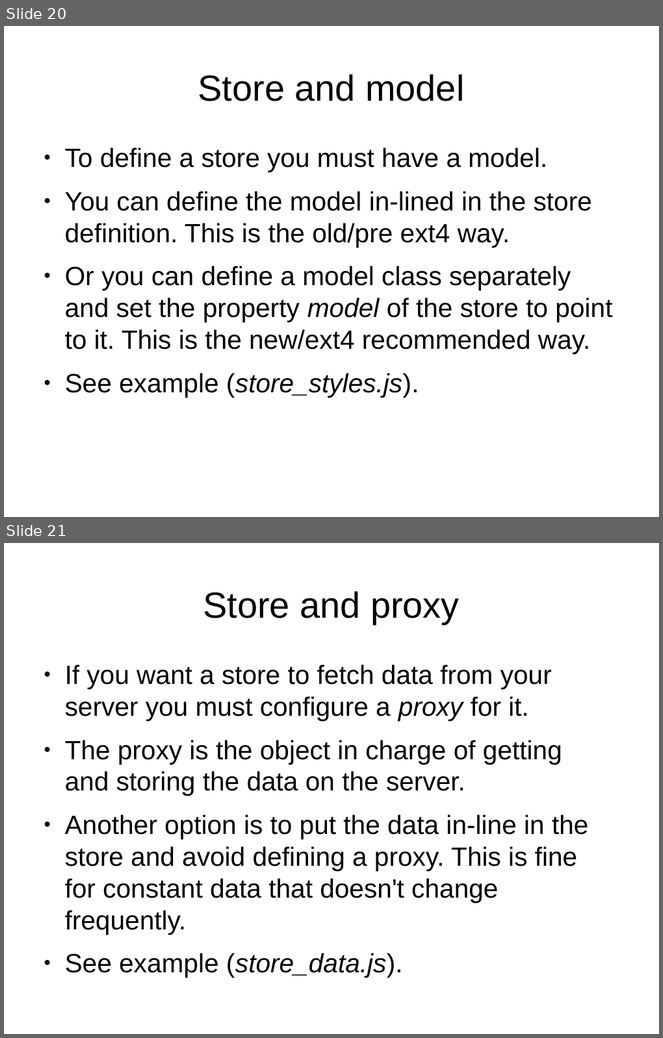
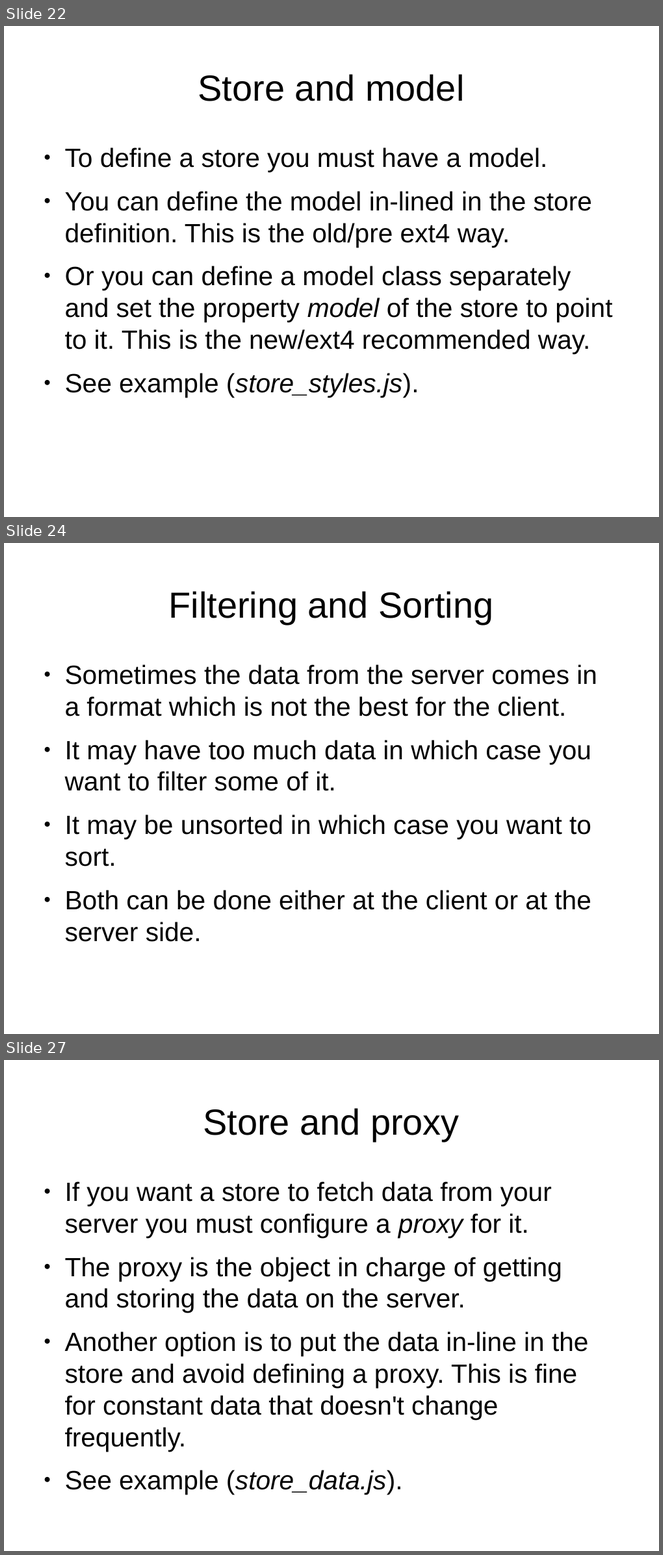
Before and after one commit to veltzer/demos, a slide deck: javascript/extjs/doc/extjs_data.odp. Shown one above the other, each under a label of ours: slides 20 and 21 before the commit, slides 22, 24 and 27 after it; the slides between them are not shown. The pictures are 663x1038 and 663x1555 pixels, drawn with LibreOffice and Linux fonts; fonts in the diff are those of the drawing. Boxes give left, top, right and bottom in pixels: in the first picture for what was removed or moved away, otherwise in the second. Text is boxed around its words. In the diff, an @@ line names an element or a change of style, - is before the commit and + after.

```diff
--- a/javascript/extjs/doc/extjs_data.odp
+++ b/javascript/extjs/doc/extjs_data.odp
@@ slide 24 added at [4, 543, 659, 1034], background #FFFFFF @@
@@ title added at [169, 591, 493, 624], 44 pt, text #000000 @@
+Filtering and Sorting
@@ text added at [65, 665, 597, 942], 32 pt, text #000000 @@
+● Sometimes the data from the server comes in a format which is not the best for the client.
+● It may have too much data in which case you want to filter some of it.
+● It may be unsorted in which case you want to sort.
+● Both can be done either at the client or at the server side.
@@ what was slide 20 is now slide 22 @@
@@ what was slide 21 is now slide 27 @@
```
Also in this commit, not shown: 1 slide changed, 5 other slides added, 5 other files.
